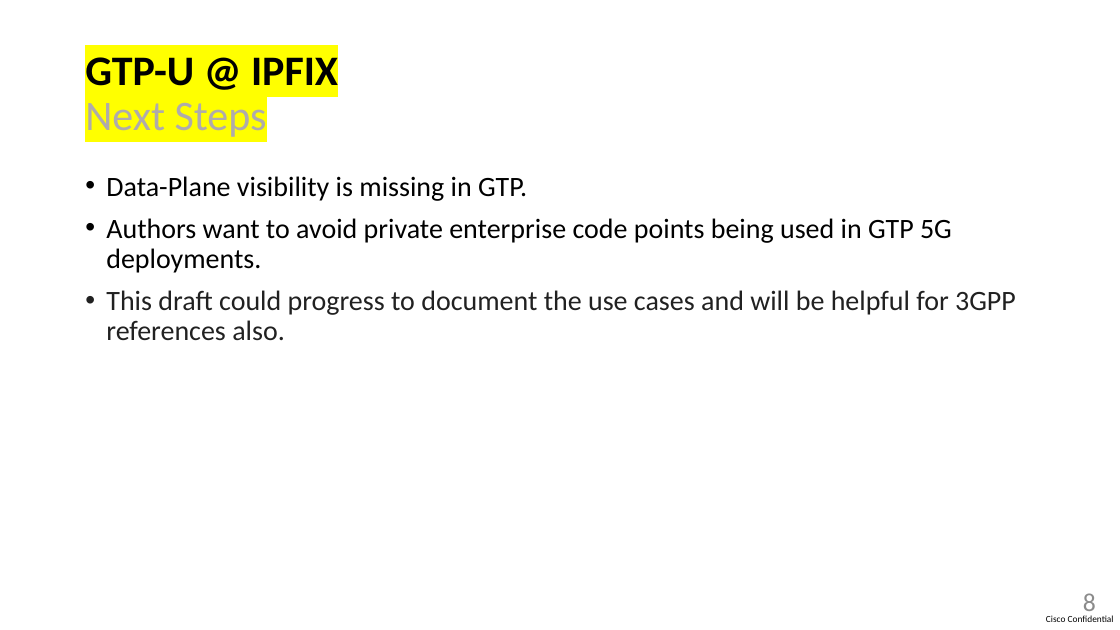
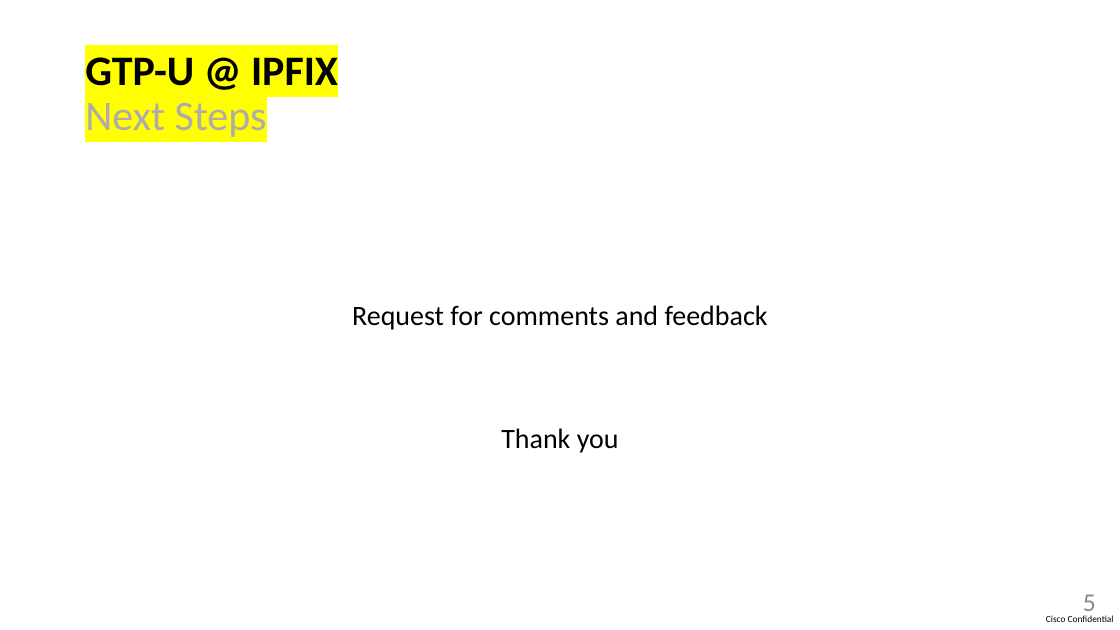
Before and after one commit to sriragop/draft-voyersriram-opsawg-ipfix-gtpu, a slide deck: slide 5 of draft-ietf-opsawg-ipfix-gtpu-00.pptx (slide 8 before the commit). Drawn at 1120x630 pixels with LibreOffice and Linux fonts; fonts in the diff are those of the drawing. Boxes give left, top, right and bottom in pixels: in the first picture for what was removed or moved away, otherwise in the second. Text is boxed around its words. In the diff, an @@ line names an element or a change of style, - is before the commit and + after.

```diff
--- a/draft-ietf-opsawg-ipfix-gtpu-00.pptx
+++ b/draft-ietf-opsawg-ipfix-gtpu-00.pptx
@@ text at [352,305,768,330]: text changed @@
-• Data-Plane visibility is missing in GTP.
-• Authors want to avoid private enterprise code points being used in GTP 5G deployments.
-• This draft could progress to document the use cases and will be helpful for 3GPP references also.
+Request for comments and feedback
@@ text added at [501,428,619,453], 24 pt, text #000000 @@
+Thank you
@@ page number at [1083,594,1096,617]: text changed @@
-8
+5
```
Also in this commit, not shown: 3 other slides changed, 3 slides removed, 1 other file.
